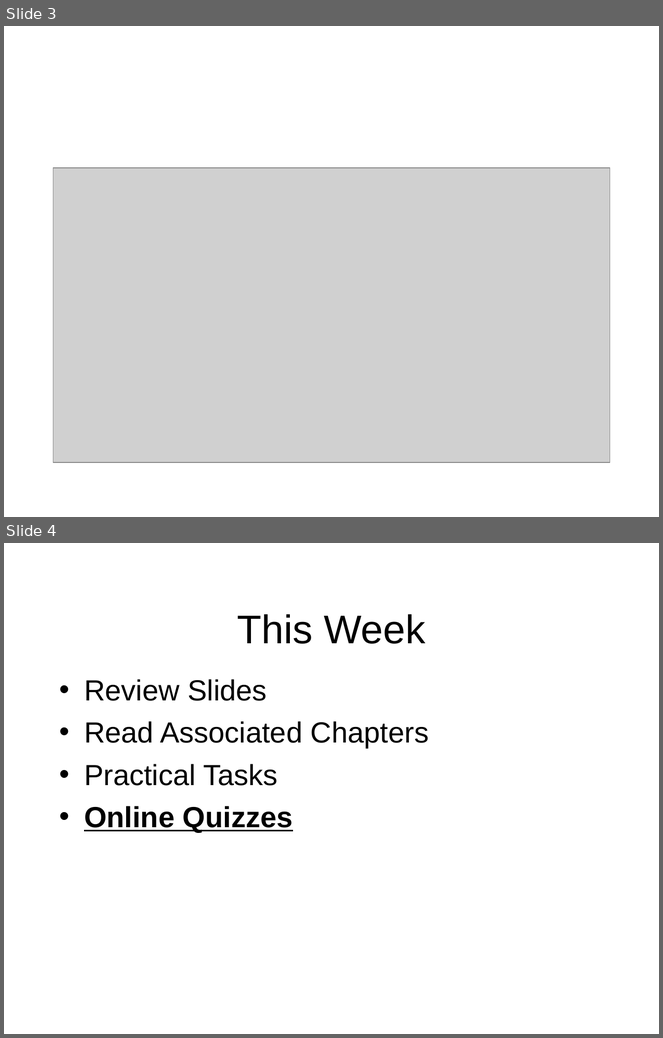
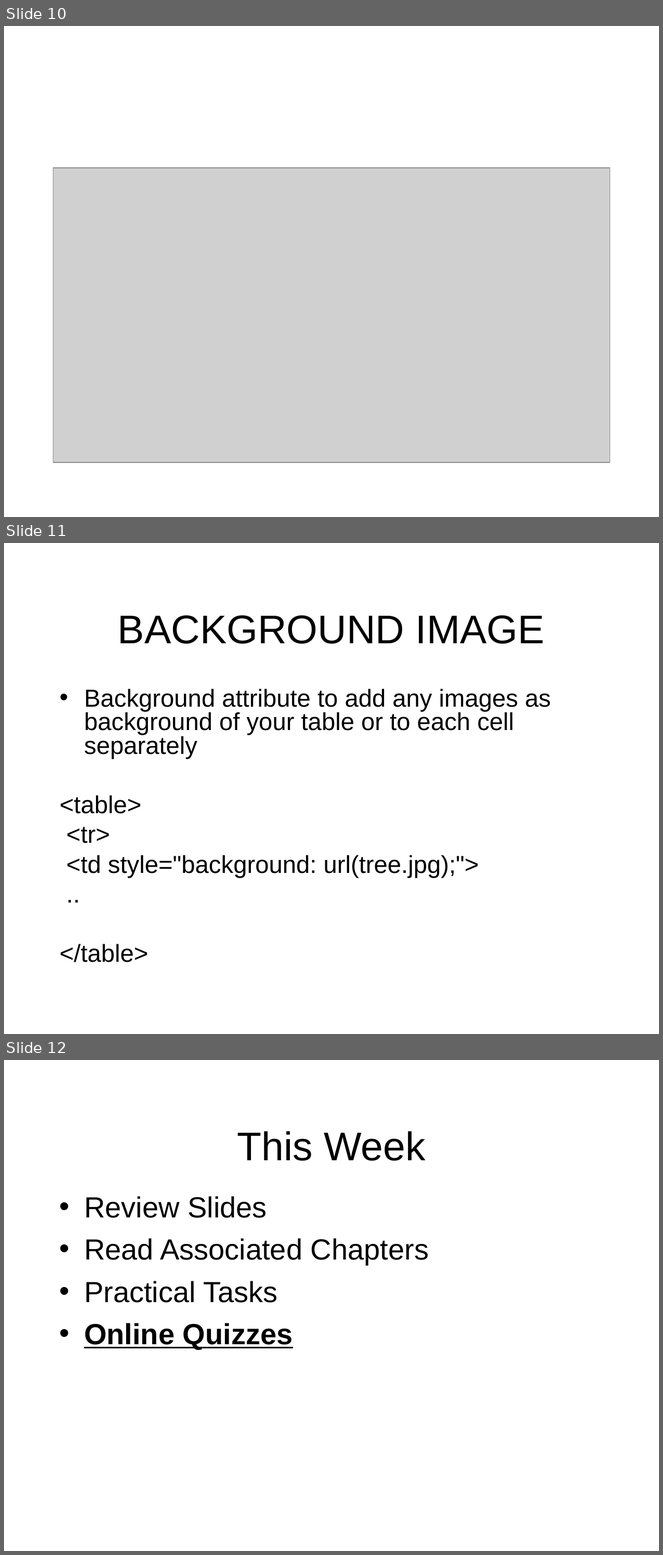
Before and after one commit to octaviordz/zjnu2017.github.io, a slide deck: WAD/lectures/040--Table.Based.Webpage.ppt. Shown one above the other, each under a label of ours: slides 3 and 4 before the commit, slides 10, 11 and 12 after it. The pictures are 663x1038 and 663x1555 pixels, drawn with LibreOffice and Linux fonts; fonts in the diff are those of the drawing; grey boxes stand for pictures. Boxes give left, top, right and bottom in pixels: in the first picture for what was removed or moved away, otherwise in the second. Text is boxed around its words. In the diff, an @@ line names an element or a change of style, - is before the commit and + after.

```diff
--- a/WAD/lectures/040--Table.Based.Webpage.ppt
+++ b/WAD/lectures/040--Table.Based.Webpage.ppt
@@ slide 11 added at (4, 543, 659, 1034), background #FFFFFF @@
@@ title added at (118, 615, 545, 644), 44 pt, text #000000 @@
+BACKGROUND IMAGE
@@ text added at (60, 689, 551, 963), 27 pt, text #000000 @@
+• Background attribute to add any images as background of your table or to each cell separately
+<table>
+<tr>
+<td style="background: url(tree.jpg);">
+..
+</table>
@@ what was slide 3 is now slide 10 @@
@@ what was slide 4 is now slide 12 @@
```
Also in this commit, not shown: 7 other slides added, 3 other files.
